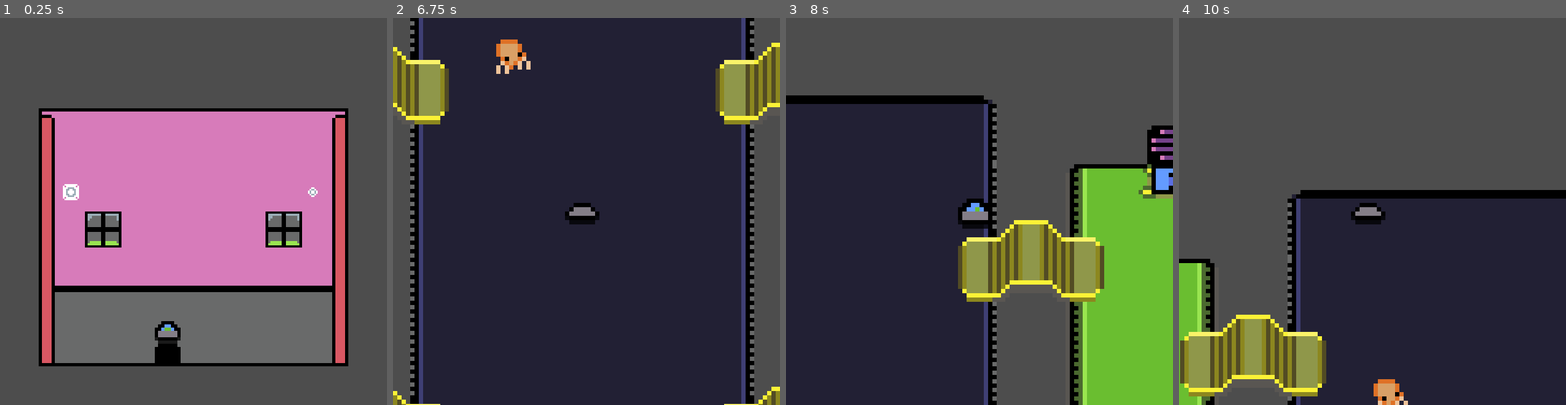
Above: before the commit, frames 1-4 (left to right).
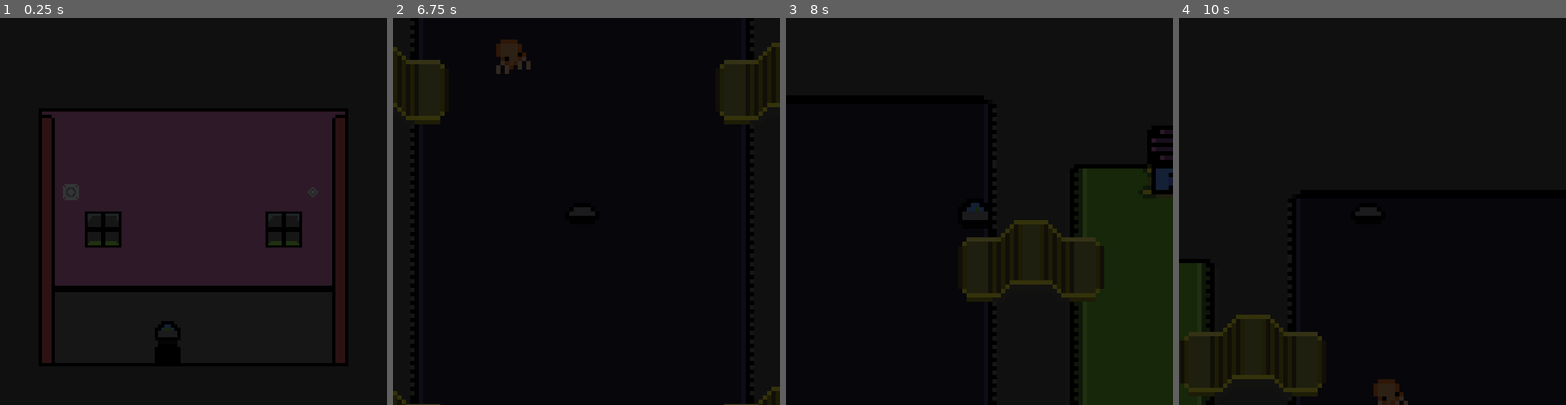
Above: after the commit, the same moments.

Repository: andersonhunter/LCH_game
Game: Godot game, scene res://LEVELS/LEVEL_1/inside_house_1.tscn
Two runs of this game, one before a commit and one after it. Both use one fixed random seed, a clock stepped at 60 frames per second and the inputs below. The project has no main scene, so this scene is started directly. Sound files missing from this copy of the repository are replaced by a short silence.
Inputs:
- Up to frame 1 (0.25 s): no input
- Up to frame 2 (6.75 s): tap Enter (enter) at 0.5, 1.35, 2.85, 4.35, 5.85 s; hold D (move_right) 0.53-1.28 s; hold Enter (enter) 0.53-1.28 s; hold S (move_down) 1.28-2.03 s; hold D (move_right) 2.03-2.78 s; hold Enter (enter) 2.03-2.78 s; hold W (move_up) 2.78-3.53 s; hold Enter (enter) 3.53-4.28 s; hold A (move_left) 3.53-5.03 s; hold S (move_down) 5.03-5.78 s; hold Enter (enter) 5.03-5.78 s; hold D (move_right) 5.78-6.53 s; hold W (move_up) from 6.53 s (still down); hold Enter (enter) from 6.53 s (still down)
- Up to frame 3 (8 s): release W (move_up) at 7.28 s; release Enter (enter) at 7.28 s; hold D (move_right) from 7.28 s (still down); tap Enter (enter) at 7.35 s
- Up to frame 4 (10 s): release D (move_right) at 8.03 s; hold S (move_down) 8.03-8.78 s; hold Enter (enter) 8.03-8.78 s; hold A (move_left) 8.78-9.53 s; tap Enter (enter) at 8.85 s; hold W (move_up) from 9.53 s (still down); hold Enter (enter) from 9.53 s (still down)

The runs differ from the first frame. In frame 1, 94% of the frame differs, in the area x 0-100%, y 0-100%; in frame 2, 97%; in frame 3, 96%; in frame 4, 97%.

Commit message:
added darkOverworld modifier

Diff:
--- a/LEVELS/LEVEL_1/inside_house_1.gd
+++ b/LEVELS/LEVEL_1/inside_house_1.gd
@@ -12,6 +12,8 @@
 	if Global.has_bat:
 			$BatSolo.hide()
 			$BatSolo/CollisionShape2D.disabled = true
+	if Global.isDark:
+		$darkOverworld.show()
 	$bgm.volume_db = Global.music_volume
 	$bgm.play()
 
--- a/LEVELS/LEVEL_1/inside_house_1.tscn
+++ b/LEVELS/LEVEL_1/inside_house_1.tscn
@@ -8,6 +8,7 @@
 [ext_resource type="Texture2D" uid="uid://da7do43t4717t" path="res://ASSETS/white_light_3.png" id="6_egeap"]
 [ext_resource type="PackedScene" uid="uid://xk128etno3lt" path="res://LEVELS/LEVEL_1/scene_transition_rect.tscn" id="7_hpk3f"]
 [ext_resource type="AudioStream" uid="uid://dn0tqsb6qvups" path="res://ASSETS/MUSIC/House Theme.mp3" id="8_r1j50"]
+[ext_resource type="PackedScene" uid="uid://dtxmaund27bnf" path="res://LEVELS/LEVEL_1/dark_overworld.tscn" id="9_3xsbh"]
 
 [sub_resource type="SpriteFrames" id="SpriteFrames_yw84q"]
 animations = [{
@@ -88,4 +89,11 @@
 stream = ExtResource("8_r1j50")
 parameters/looping = true
 
+[node name="darkOverworld" parent="." instance=ExtResource("9_3xsbh")]
+visible = false
+offset_left = -199.0
+offset_top = -199.0
+offset_right = -522.0
+offset_bottom = -583.0
+
 [connection signal="body_entered" from="leave_house" to="." method="_on_leave_house_body_entered"]
--- a/LEVELS/LEVEL_1/inside_house_2.tscn
+++ b/LEVELS/LEVEL_1/inside_house_2.tscn
@@ -9,6 +9,7 @@
 [ext_resource type="Texture2D" uid="uid://c58prfebc3feb" path="res://ASSETS/pink_light_3.png" id="7_dqtlt"]
 [ext_resource type="PackedScene" uid="uid://xk128etno3lt" path="res://LEVELS/LEVEL_1/scene_transition_rect.tscn" id="8_w8tcl"]
 [ext_resource type="AudioStream" uid="uid://dn0tqsb6qvups" path="res://ASSETS/MUSIC/House Theme.mp3" id="9_ia3ur"]
+[ext_resource type="PackedScene" uid="uid://dtxmaund27bnf" path="res://LEVELS/LEVEL_1/dark_overworld.tscn" id="10_yr0q8"]
 
 [sub_resource type="TileSetAtlasSource" id="TileSetAtlasSource_knw62"]
 texture = ExtResource("2_vupuw")
@@ -279,4 +280,11 @@
 [node name="bgm" type="AudioStreamPlayer" parent="."]
 stream = ExtResource("9_ia3ur")
 
+[node name="darkOverworld" parent="." instance=ExtResource("10_yr0q8")]
+visible = false
+offset_left = -199.0
+offset_top = -199.0
+offset_right = -522.0
+offset_bottom = -583.0
+
 [connection signal="body_entered" from="leave_house" to="." method="_on_leave_house_body_entered"]
--- a/LEVELS/LEVEL_1/inside_house_3.tscn
+++ b/LEVELS/LEVEL_1/inside_house_3.tscn
@@ -9,6 +9,7 @@
 [ext_resource type="Texture2D" uid="uid://da7do43t4717t" path="res://ASSETS/white_light_3.png" id="6_murwu"]
 [ext_resource type="PackedScene" uid="uid://xk128etno3lt" path="res://LEVELS/LEVEL_1/scene_transition_rect.tscn" id="8_ksxec"]
 [ext_resource type="AudioStream" uid="uid://dn0tqsb6qvups" path="res://ASSETS/MUSIC/House Theme.mp3" id="9_ft2j2"]
+[ext_resource type="PackedScene" uid="uid://dtxmaund27bnf" path="res://LEVELS/LEVEL_1/dark_overworld.tscn" id="10_lfj0c"]
 
 [sub_resource type="TileSetAtlasSource" id="TileSetAtlasSource_pa41w"]
 texture = ExtResource("2_k05me")
@@ -149,4 +150,11 @@
 [node name="bgm" type="AudioStreamPlayer" parent="."]
 stream = ExtResource("9_ft2j2")
 
+[node name="darkOverworld" parent="." instance=ExtResource("10_lfj0c")]
+visible = false
+offset_left = -199.0
+offset_top = -199.0
+offset_right = -522.0
+offset_bottom = -583.0
+
 [connection signal="body_entered" from="leave_house" to="." method="_on_leave_house_body_entered"]
--- a/LEVELS/LEVEL_1/inside_house_4.tscn
+++ b/LEVELS/LEVEL_1/inside_house_4.tscn
@@ -10,6 +10,7 @@
 [ext_resource type="PackedScene" uid="uid://xk128etno3lt" path="res://LEVELS/LEVEL_1/scene_transition_rect.tscn" id="8_m2k2p"]
 [ext_resource type="AudioStream" uid="uid://dn0tqsb6qvups" path="res://ASSETS/MUSIC/House Theme.mp3" id="9_1akqi"]
 [ext_resource type="PackedScene" uid="uid://dyldiag4kvln1" path="res://LEVELS/LEVEL_1/bat.tscn" id="10_7krmy"]
+[ext_resource type="PackedScene" uid="uid://dtxmaund27bnf" path="res://LEVELS/LEVEL_1/dark_overworld.tscn" id="11_jhvq5"]
 
 [sub_resource type="TileSetAtlasSource" id="TileSetAtlasSource_imubs"]
 texture = ExtResource("2_3ci85")
@@ -284,4 +285,11 @@
 [node name="CollisionShape2D" type="CollisionShape2D" parent="BatSolo"]
 shape = SubResource("CapsuleShape2D_prvns")
 
+[node name="darkOverworld" parent="." instance=ExtResource("11_jhvq5")]
+visible = false
+offset_left = -134.0
+offset_top = -127.0
+offset_right = -586.0
+offset_bottom = -644.0
+
 [connection signal="body_entered" from="leave_house" to="." method="_on_leave_house_body_entered"]
--- a/LEVELS/LEVEL_1/little_endian.gd
+++ b/LEVELS/LEVEL_1/little_endian.gd
@@ -18,6 +18,9 @@
 		"[color=green]Everyone's gone to the swamp...[/color]",
 		"[color=green]I wanna go too! Except...[/color]",
 		"[color=brown]Ada [/color][color=green]has the only key to get in...[/color]"
+	],
+	[
+		"[color=green]Who turned out the lights...[/color]"
 	]
 	]
 
@@ -63,6 +66,8 @@
 	# Set up bgm
 	$overworld/bgm.volume_db = Global.music_volume
 	$overworld/bgm.play(Global.music_pos)
+	if Global.isDark:
+		add_child(darkOverworld)
 
 # Called every frame. 'delta' is the elapsed time since the previous frame.
 func _process(delta: float) -> void:
@@ -107,7 +112,10 @@
 		$overworld.get_node("Bat").hide()
 	player.speed = 0.
 	dialogue.show()
-	startDialog.emit(mm1Dialog[0])
+	if not Global.has_bat and not Global.isDark:
+		startDialog.emit(mm1Dialog[0])
+	elif Global.isDark:
+		startDialog.emit(mm1Dialog[1])
 	await dialogue.textCompleted
 	dialogue.hide()
 	if Global.has_bat:
Not shown: 1 places in LEVELS/LEVEL_1/inside_house_1.tscn that only renumber resources
Not shown: 1 places in LEVELS/LEVEL_1/inside_house_2.tscn that only renumber resources
Not shown: 1 places in LEVELS/LEVEL_1/inside_house_3.tscn that only renumber resources
Not shown: 1 places in LEVELS/LEVEL_1/inside_house_4.tscn that only renumber resources
